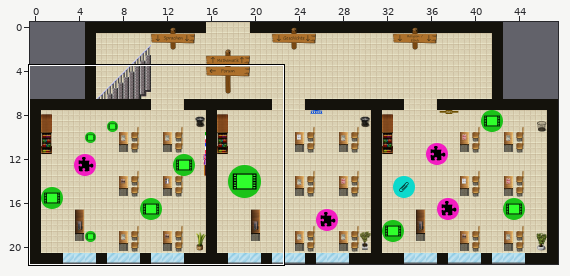
Tiled map (JSON): raw/maps/neubau.json. The picture above shows the old version from afar; the outline marks the close-up.
Close-up. Old version:
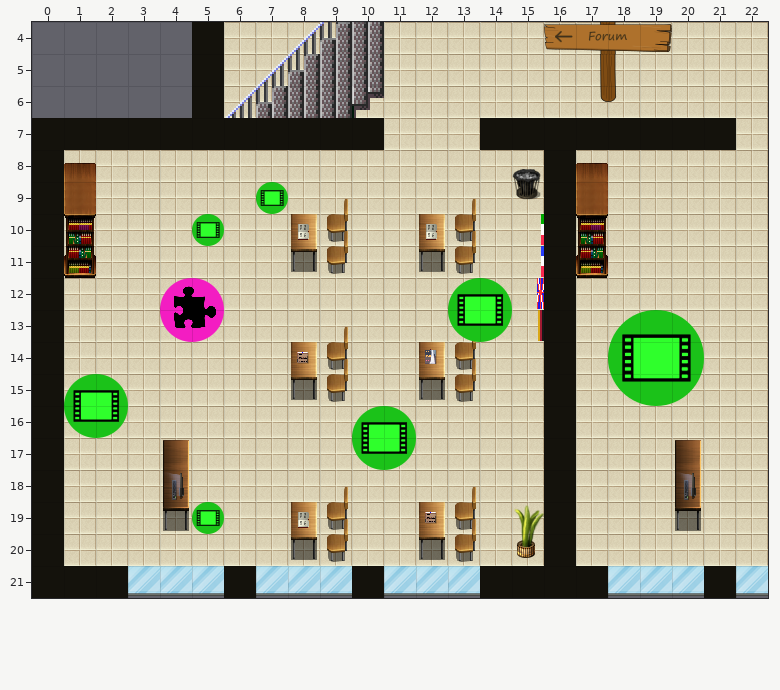
Cells are 32x32 px. Shown: x 0..22, y 4..21.
Once edited:
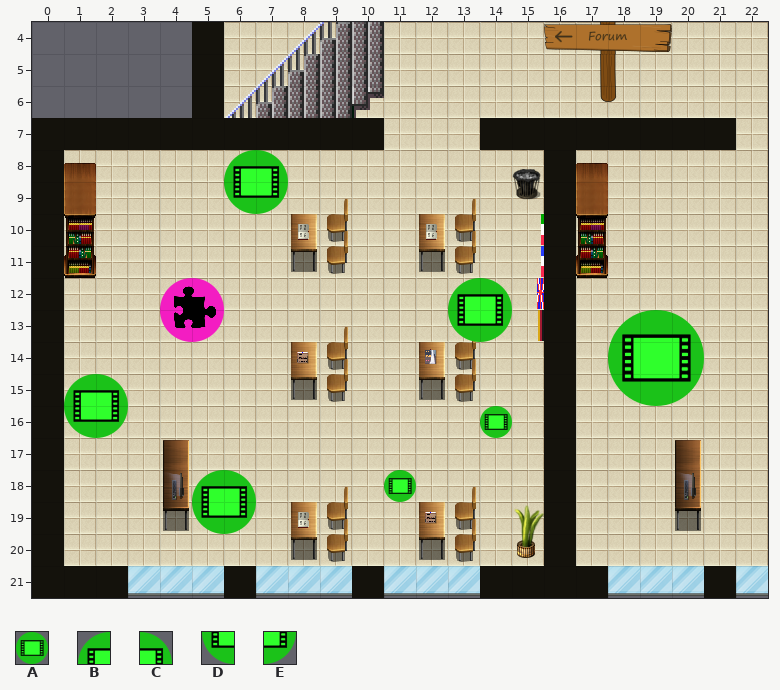
Key: from "Icons": A 41, B 42, C 43, D 53, E 54.
_ is an empty cell.
The exact change:
Layer "KochVideo_Franze":
y 16: x 10..11 BC -> __
y 17: x 10..11 DE -> __
y 18: x 11 _ -> A
Layer "Video2_Franze":
y 18: x 5..6 __ -> BC
y 19: x 5..6 A_ -> DE
Layer "Video1_Latein":
y 8: x 6..7 __ -> BC
y 9: x 6..7 _A -> DE
Layer "Video2_Latein":
y 10: x 5 A -> _
y 16: x 14 _ -> A
